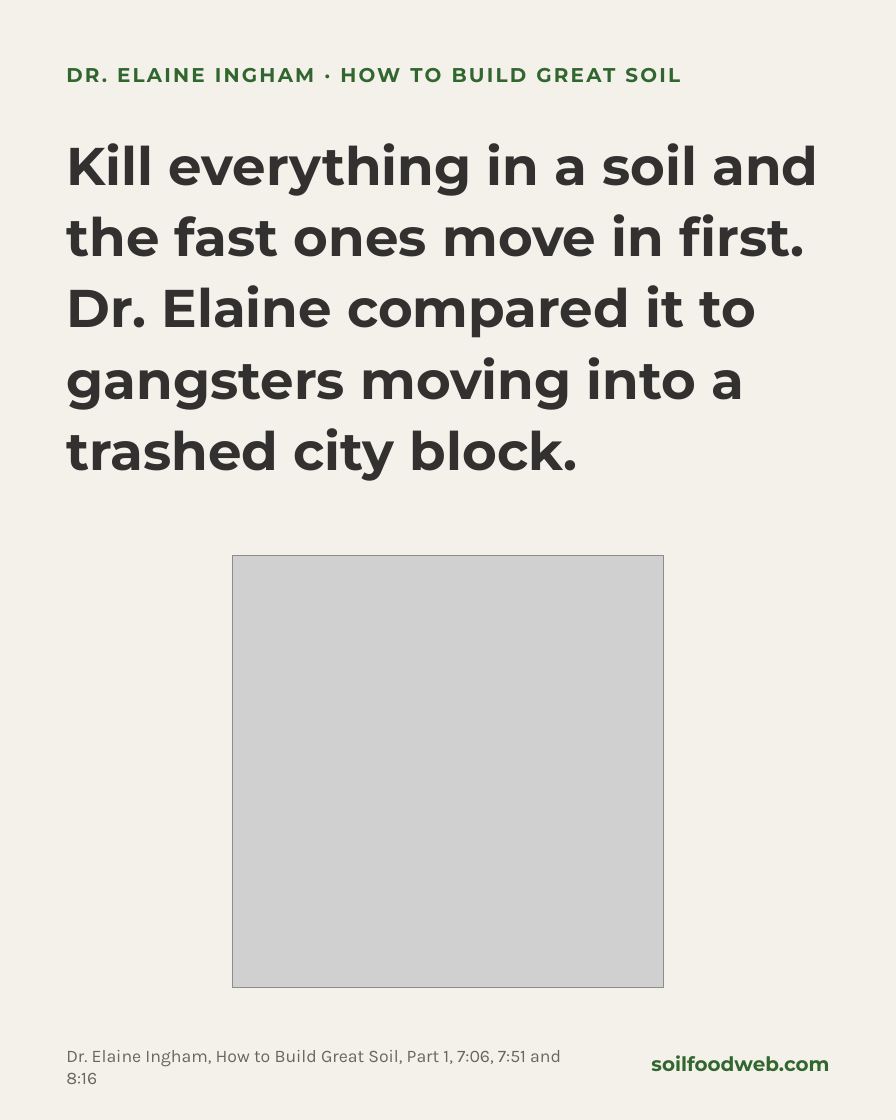
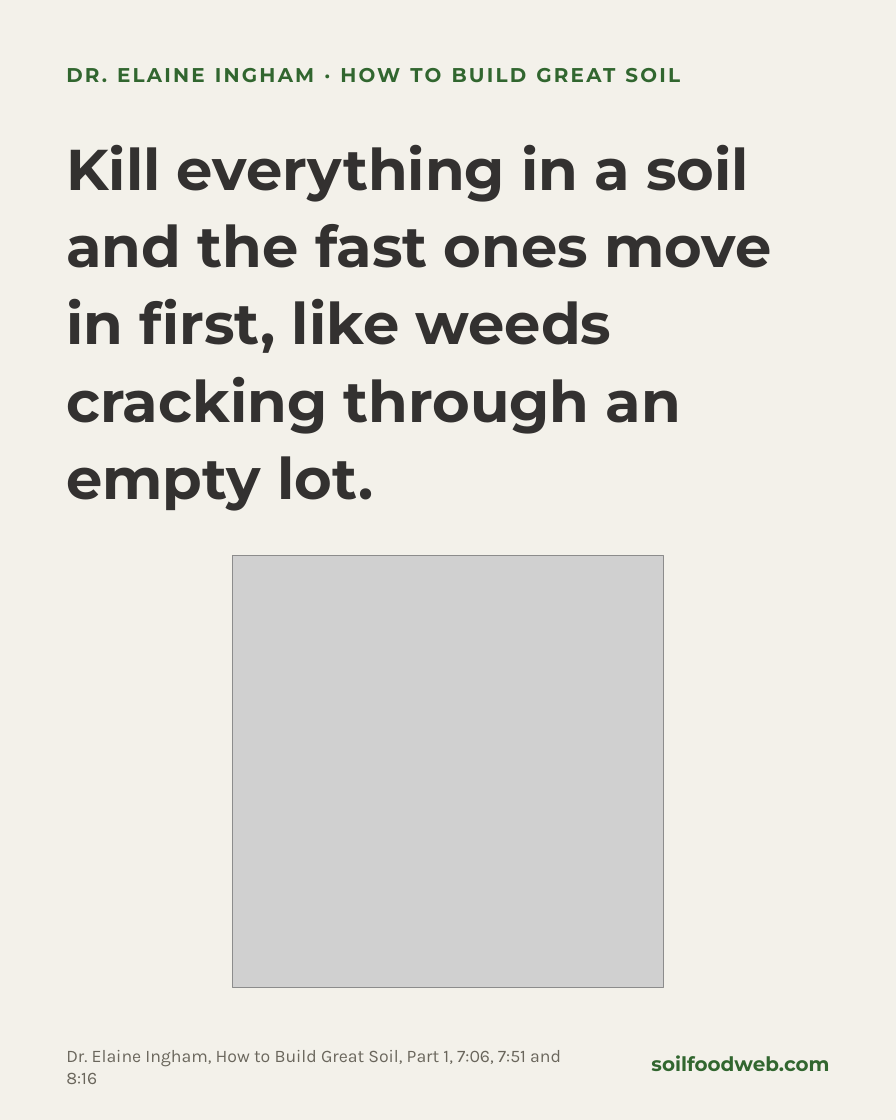
Before and after one commit to linneamoritznyc/SFW-SocialMedia, a slide deck: slide 4 of templates/posts/november/09-11-2026-mon-ig-20-minutes-vs-2-years.pptx. Drawn at 896x1120 pixels with LibreOffice and Linux fonts; fonts in the diff are those of the drawing; grey boxes stand for pictures. Boxes give left, top, right and bottom in pixels: in the first picture for what was removed or moved away, otherwise in the second. Text is boxed around its words. In the diff, an @@ line names an element or a change of style, - is before the commit and + after.

```diff
--- a/templates/posts/november/09-11-2026-mon-ig-20-minutes-vs-2-years.pptx
+++ b/templates/posts/november/09-11-2026-mon-ig-20-minutes-vs-2-years.pptx
@@ text at box(66, 144, 771, 511): text changed; size 48 to 52 pt @@
-Kill everything in a soil and the fast ones move in first. Dr. Elaine compared it to gangsters moving into a trashed city block.
+Kill everything in a soil and the fast ones move in first, like weeds cracking through an empty lot.
```
Also in this commit, not shown: 3 other files.
